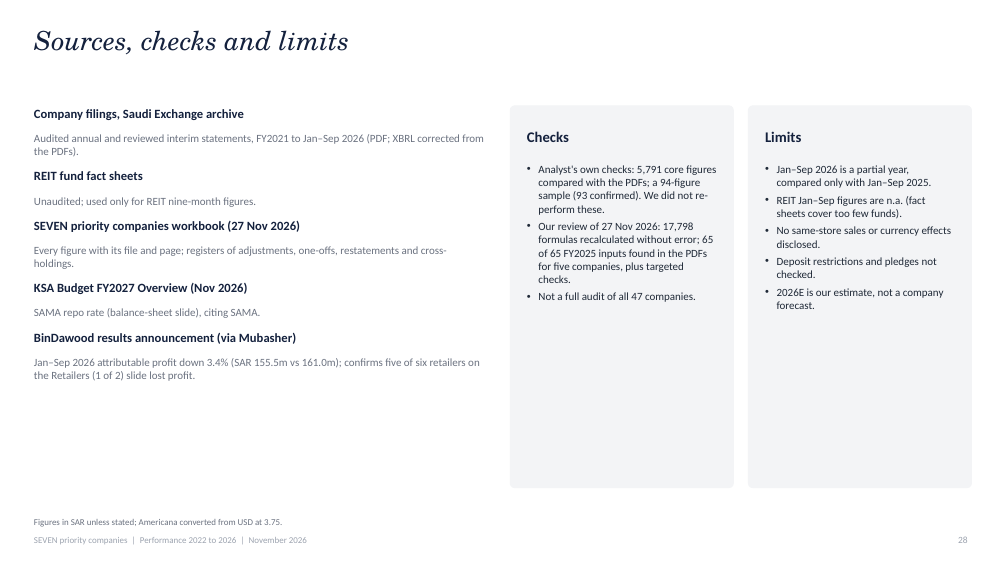
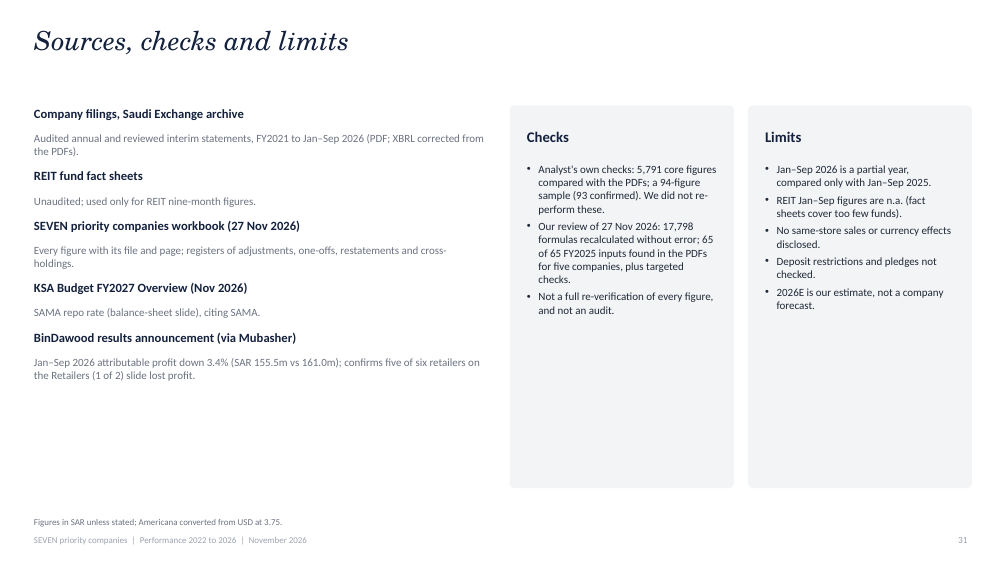
Before and after one commit to KhalidAba94/Test, a slide deck: slide 31 of sector-analysis/sets/seven/output/SEVEN_Priority_Companies_Executive_Deck.pptx (slide 28 before the commit). Drawn at 1008x567 pixels with LibreOffice and Linux fonts; fonts in the diff are those of the drawing. Boxes give left, top, right and bottom in pixels: in the first picture for what was removed or moved away, otherwise in the second. Text is boxed around its words. In the diff, an @@ line names an element or a change of style, - is before the commit and + after.

```diff
--- a/sector-analysis/sets/seven/output/SEVEN_Priority_Companies_Executive_Deck.pptx
+++ b/sector-analysis/sets/seven/output/SEVEN_Priority_Companies_Executive_Deck.pptx
@@ text at <box>538,292,714,314</box>: text changed @@
-• Not a full audit of all 47 companies.
+• Not a full re-verification of every figure, and not an audit.
@@ page number at <box>958,537,968,543</box>: text changed @@
-28
+31
```
Also in this commit, not shown: 19 other slides changed, 3 slides added, 5 other files.
